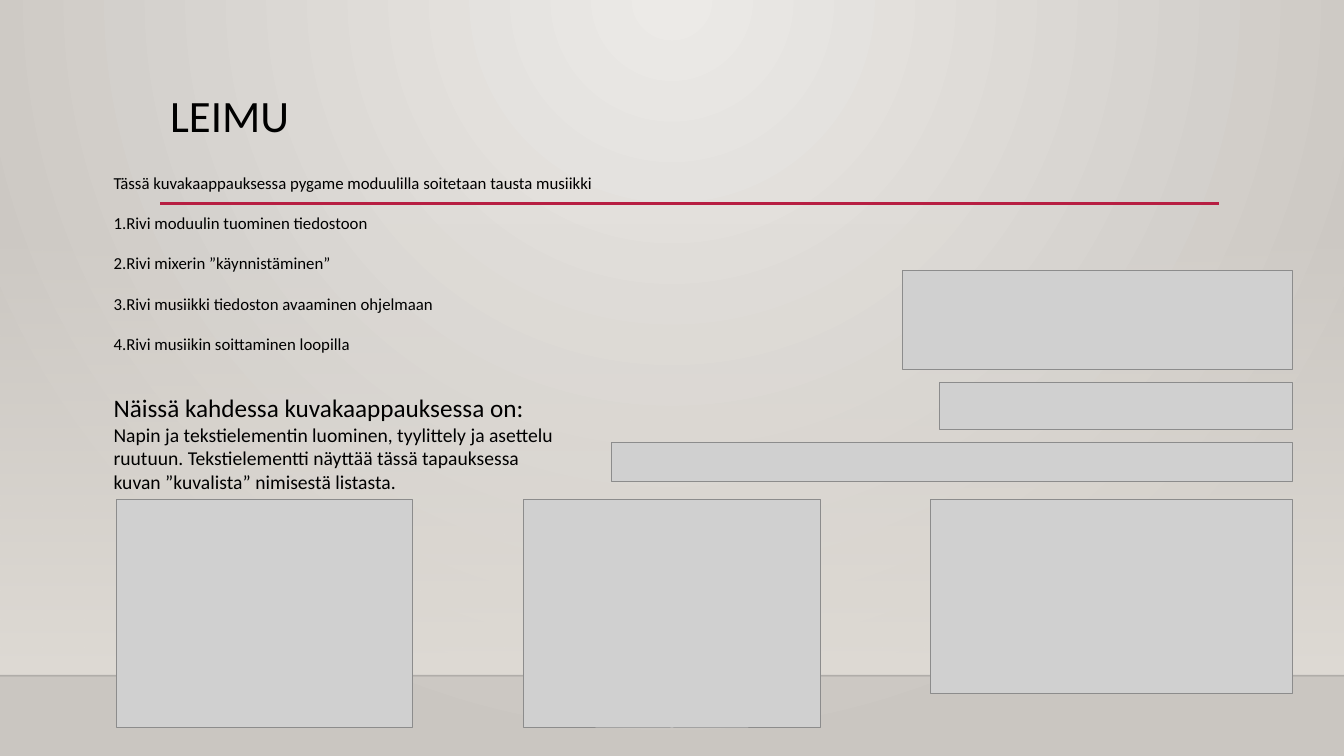
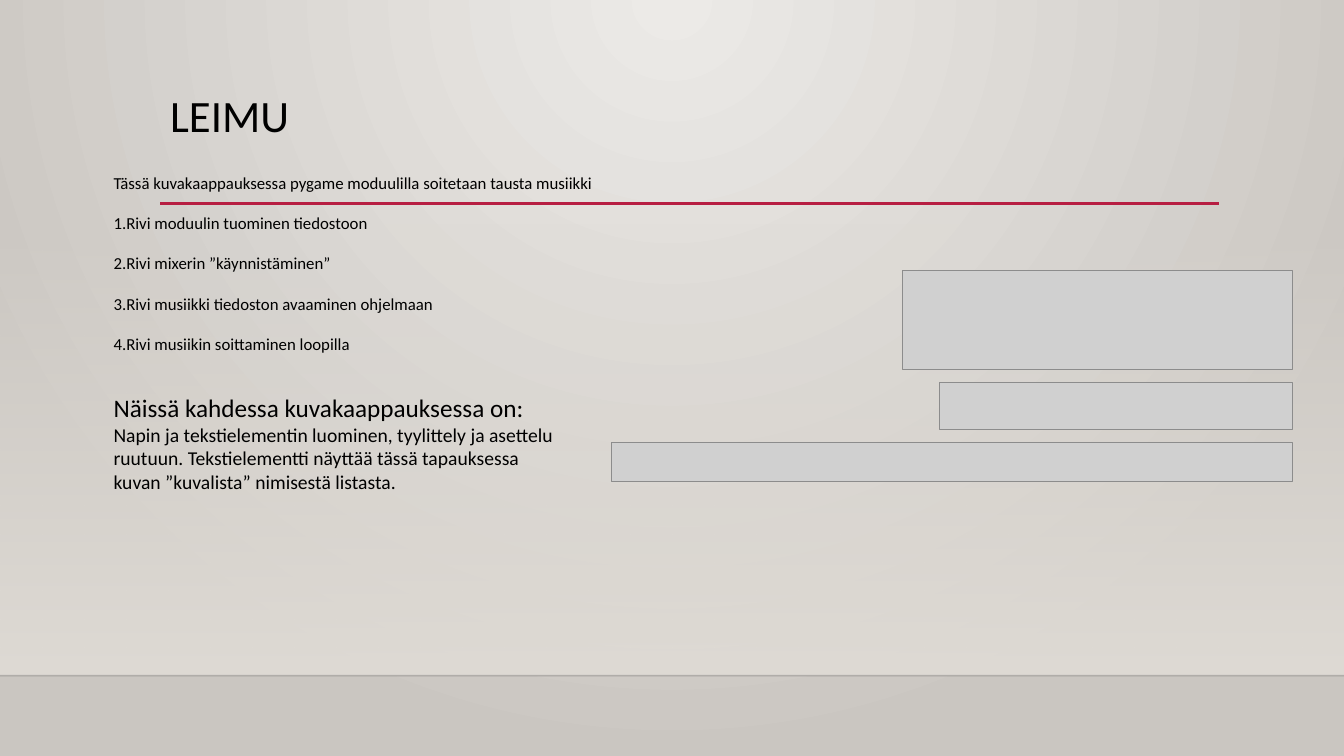
Before and after one commit to luimu64/PROJEKTITYO, a slide deck: slide 4 of Seikkailupeli.pptx (slide 2 before the commit). Drawn at 1344x756 pixels with LibreOffice and Linux fonts; fonts in the diff are those of the drawing; grey boxes stand for pictures; background and template pictures are left out. Boxes give left, top, right and bottom in pixels: in the first picture for what was removed or moved away, otherwise in the second. Text is boxed around its words. In the diff, an @@ line names an element or a change of style, - is before the commit and + after.

```diff
--- a/Seikkailupeli.pptx
+++ b/Seikkailupeli.pptx
@@ picture removed at (117,500,413,728) @@
@@ picture removed at (523,500,821,728) @@
@@ picture removed at (931,500,1293,694) @@
```
Also in this commit, not shown: 1 slide added.
